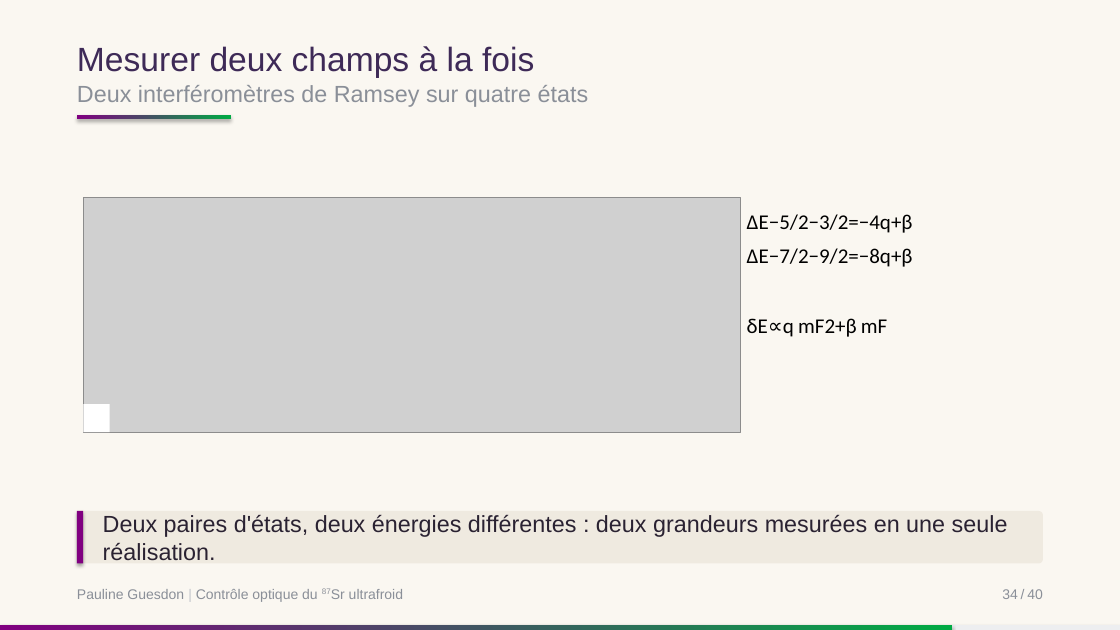
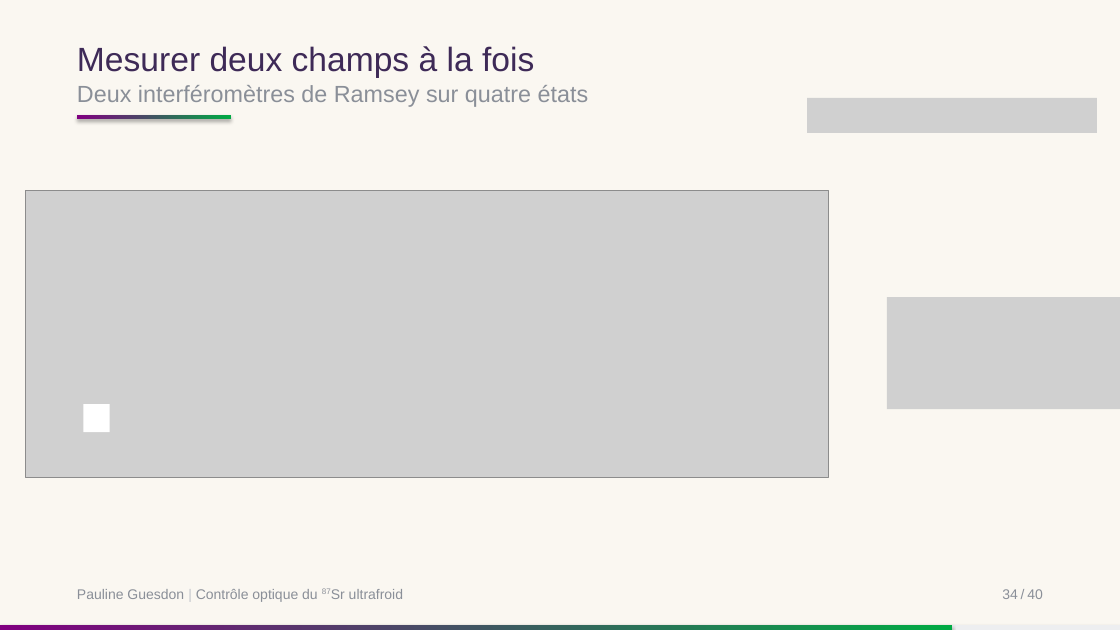
Before and after one commit to PaulineGuesdon/Inchallah-lui-il-marche, a slide deck: slide 39 of Soutenance/soutenance.pptx. Drawn at 1120x630 pixels with LibreOffice and Linux fonts; fonts in the diff are those of the drawing; grey boxes stand for pictures. Boxes give left, top, right and bottom in pixels: in the first picture for what was removed or moved away, otherwise in the second. Text is boxed around its words. In the diff, an @@ line names an element or a change of style, - is before the commit and + after.

```diff
--- a/Soutenance/soutenance.pptx
+++ b/Soutenance/soutenance.pptx
@@ picture added at box(807, 98, 1097, 134) @@
@@ picture: place and size @@
-picture at box(83, 197, 740, 432)
+picture at box(25, 190, 828, 477)
@@ text removed at box(747, 214, 913, 267) @@
-ΔE−5/2−3/2=−4q+β
-ΔE−7/2−9/2=−8q+β
@@ picture added at box(887, 297, 1120, 409) @@
@@ text removed at box(747, 318, 887, 337) @@
-δE∝q mF2+β mF
@@ rounded rectangle removed at box(77, 511, 1044, 563) @@
-Deux paires d'états, deux énergies différentes : deux grandeurs mesurées en une seule réalisation.
@@ rectangle removed at box(77, 511, 83, 563) @@
```
Also in this commit, not shown: 29 other slides changed, 1 slide added, 2 slides removed, 6 other files.
